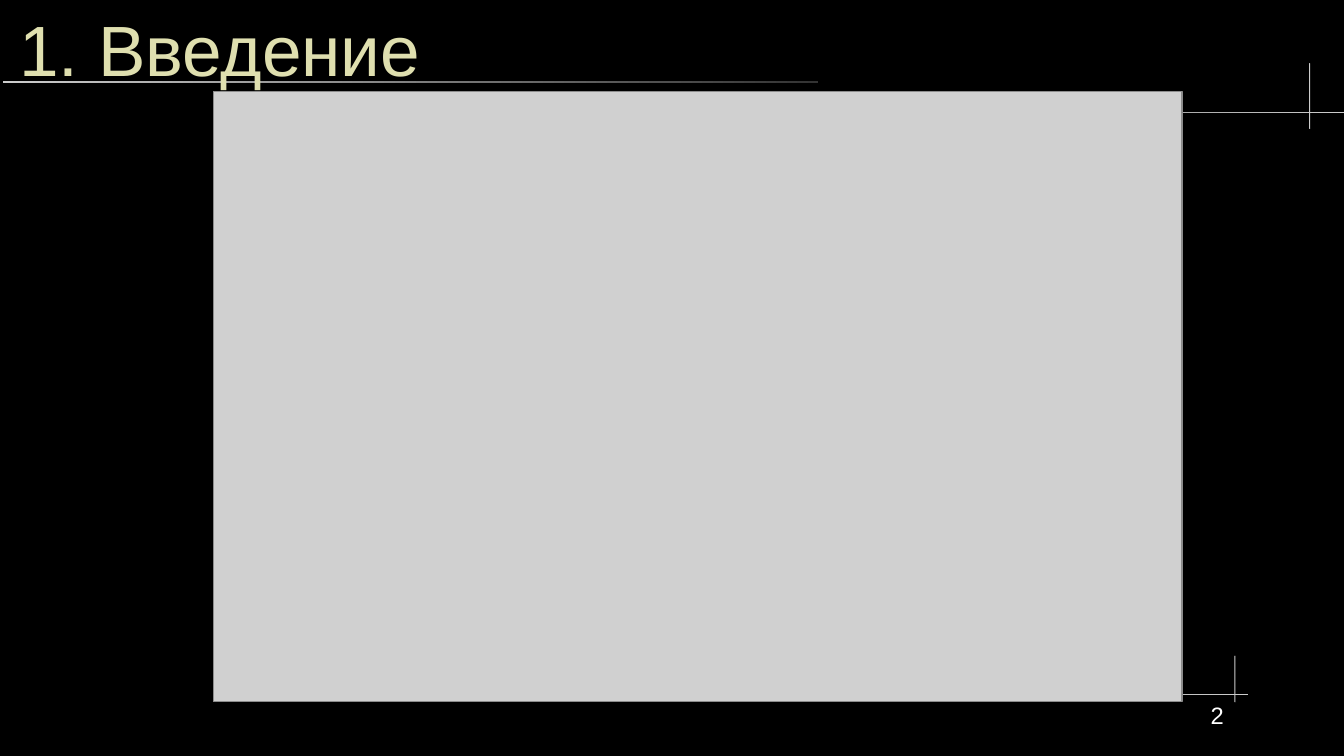
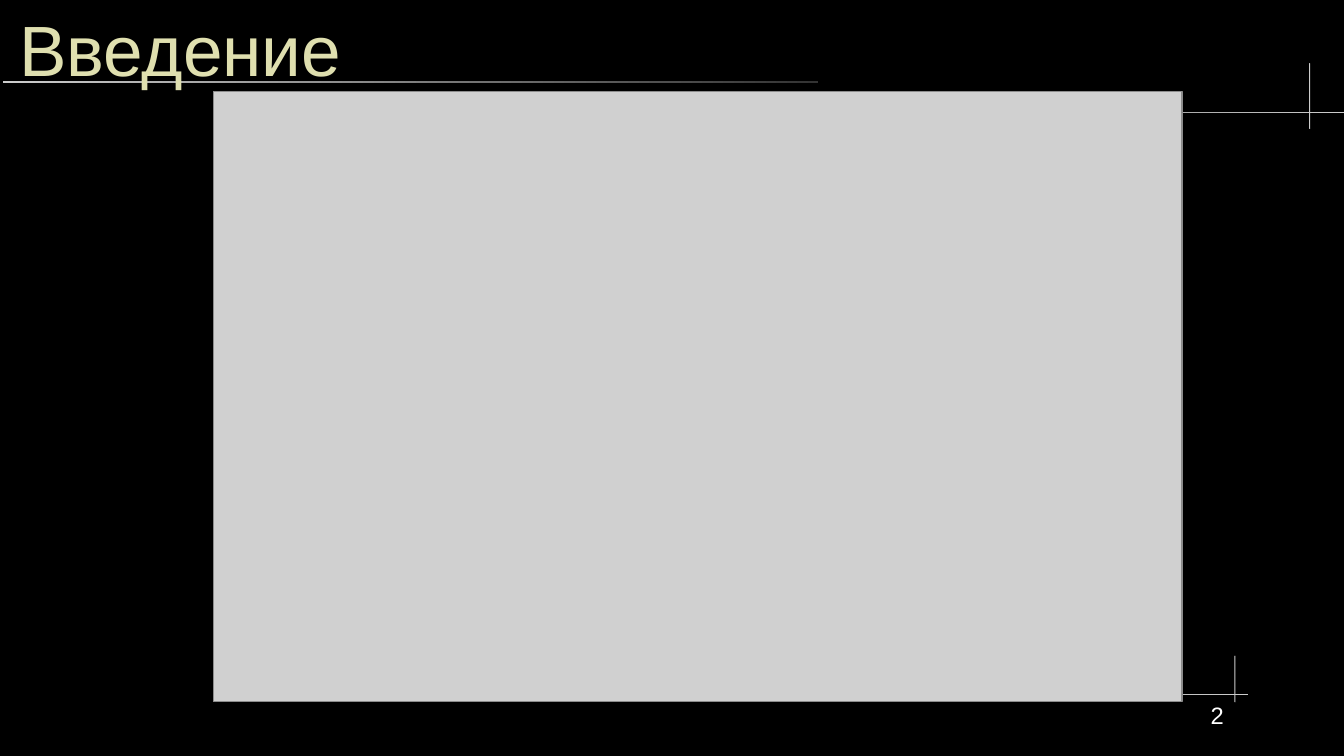
Before and after one commit to lxvevery1/LSTU_MAG, a slide deck: slide 2 of 5_1/ML/lab/coursework/presentation/ProjectOrg.odp. Drawn at 1344x756 pixels with LibreOffice and Linux fonts; fonts in the diff are those of the drawing; grey boxes stand for pictures. Boxes give left, top, right and bottom in pixels: in the first picture for what was removed or moved away, otherwise in the second. Text is boxed around its words. In the diff, an @@ line names an element or a change of style, - is before the commit and + after.

```diff
--- a/5_1/ML/lab/coursework/presentation/ProjectOrg.odp
+++ b/5_1/ML/lab/coursework/presentation/ProjectOrg.odp
@@ title at (19, 27, 341, 89): text changed @@
-1. Введение
+Введение
```
Also in this commit, not shown: 1 other slide changed, 13 slides added, 6 slides removed, 4 other files.
